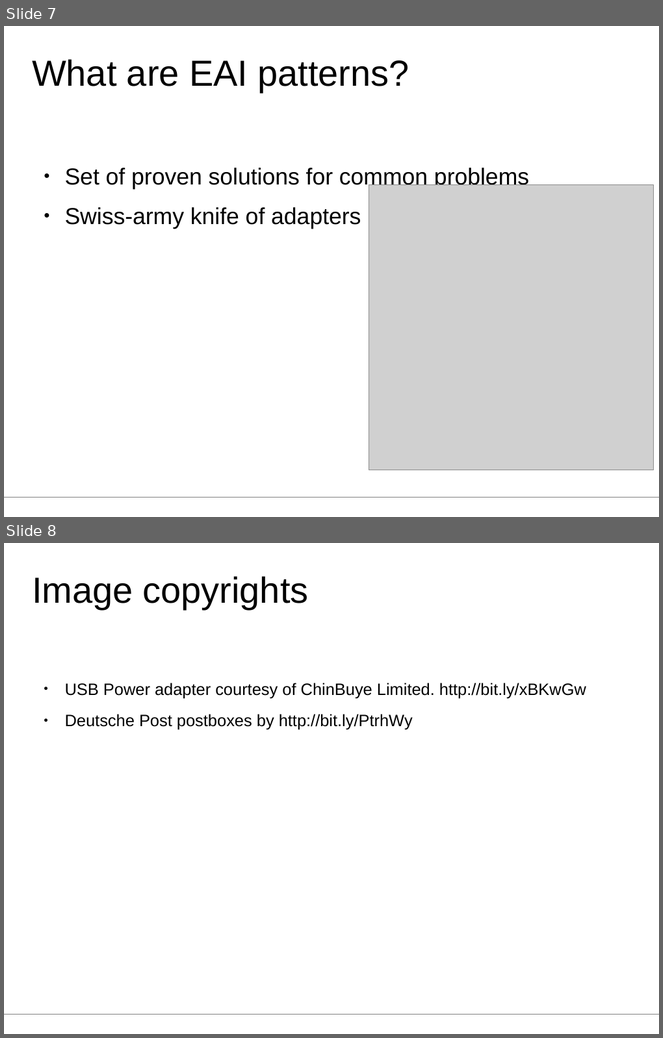
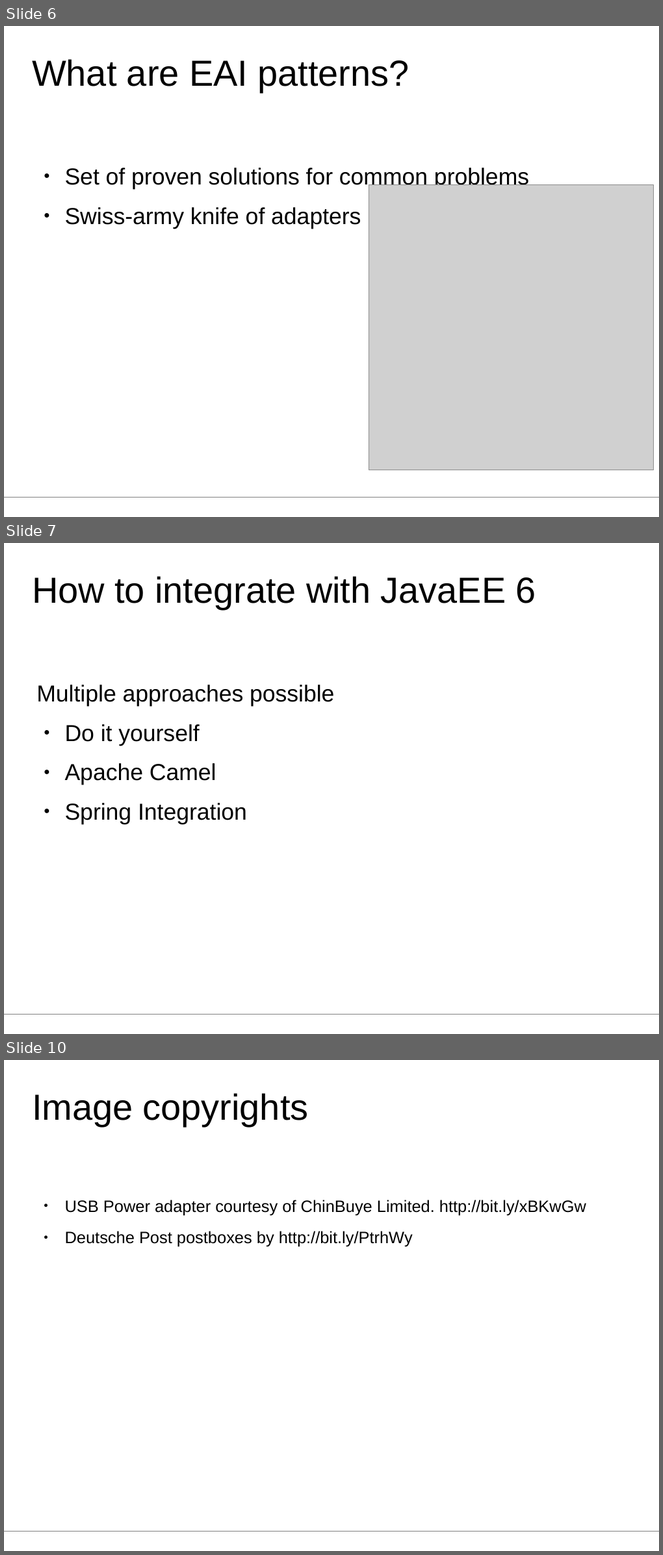
Before and after one commit to aheusingfeld/javaone2012, a slide deck: slides/eai-slides.odp. Shown one above the other, each under a label of ours: slides 7 and 8 before the commit, slides 6, 7 and 10 after it; the slides between them are not shown. The pictures are 663x1038 and 663x1555 pixels, drawn with LibreOffice and Linux fonts; fonts in the diff are those of the drawing; grey boxes stand for pictures. Boxes give left, top, right and bottom in pixels: in the first picture for what was removed or moved away, otherwise in the second. Text is boxed around its words. In the diff, an @@ line names an element or a change of style, - is before the commit and + after.

```diff
--- a/slides/eai-slides.odp
+++ b/slides/eai-slides.odp
@@ slide 7 added at (4, 543, 659, 1034), background #FFFFFF; not listed: 1 template element that a slide beside it also shows @@
@@ title added at (32, 576, 536, 609), 44 pt, text #000000 @@
+How to integrate with JavaEE 6
@@ text added at (36, 685, 334, 824), 28 pt, text #000000 @@
+Multiple approaches possible
+● Do it yourself
+● Apache Camel
+● Spring Integration
@@ what was slide 7 is now slide 6 @@
@@ what was slide 8 is now slide 10 @@
```
Also in this commit, not shown: 2 other slides added, 1 slide removed.
